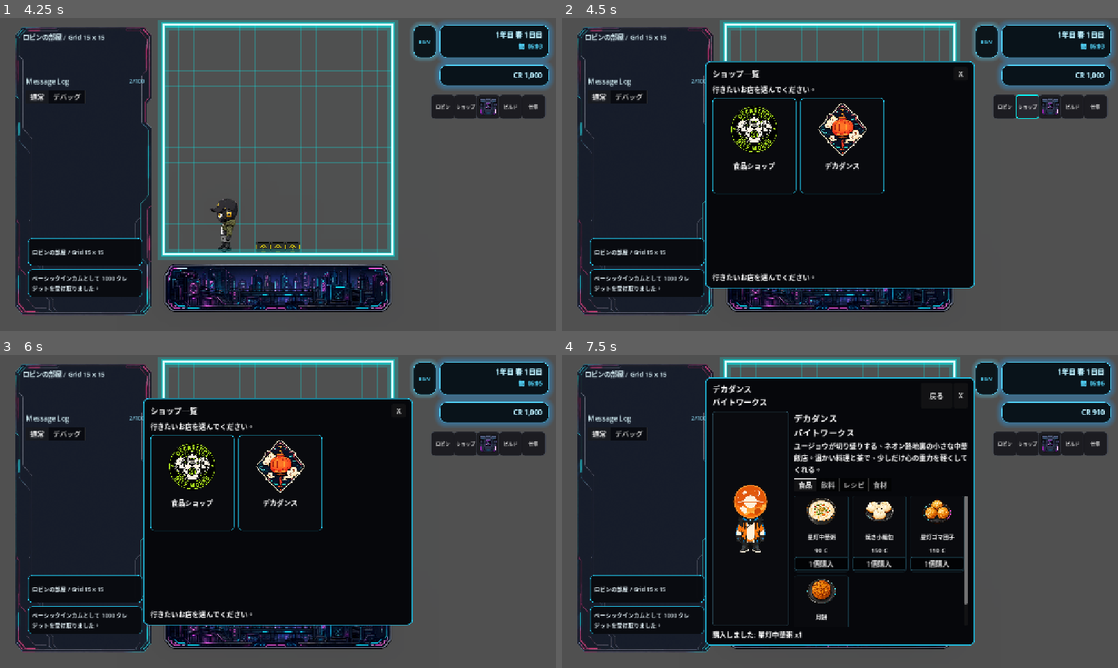
Above: before the commit, frames 1-4 (two rows, left to right).
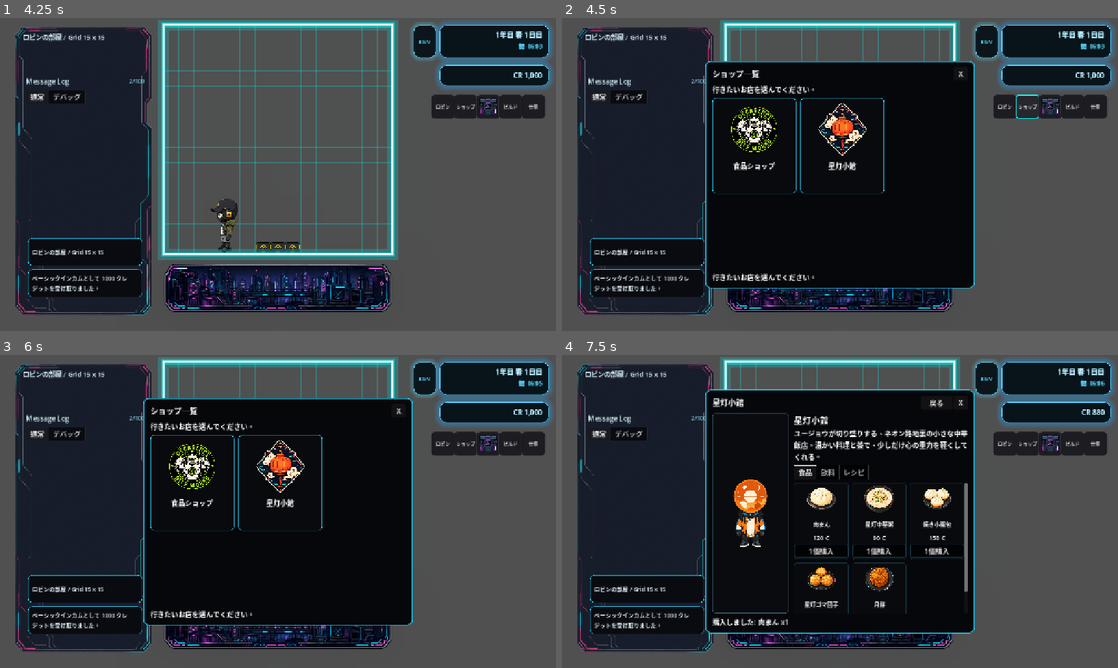
Above: after the commit, the same moments.

Repository: grimoire1089-coder/optimistic
Game: Godot game, scene res://Scenes/Boot/TitleScene.tscn
Two runs of this game, one before a commit and one after it. Both use one fixed random seed, a clock stepped at 60 frames per second and the inputs below. Sound files missing from this copy of the repository are replaced by a short silence.
Inputs (mouse positions are in pixels of both pictures, inside the frame that each line leads up to):
- Up to frame 1 (4.25 s): click "はじめる" at 0.5 s; click "BGM" at 1.25 s; click "OFF" at 2 s; click "ロビン" at 2.75 s; click "×" at 3.5 s
- Up to frame 2 (4.5 s): click "ショップ" at 4.25 s
- Up to frame 3 (6 s): click (194, 483) at 5.02 s; click "戻る" at 5.75 s
- Up to frame 4 (7.5 s): click (840, 483) at 6.52 s; click "1個購入" at 7.25 s

Frame 1 is identical in both runs. In frame 2, 0.1% of the frame differs, in the area x 47-54%, y 46-49%; in frame 3, 0.1%; in frame 4, 10%, in the area x 25-97%, y 7-93%.

Commit message:
Restore Yuzhou shop data

Diff:
--- a/Data/Shops/YuzhouShop.tres
+++ b/Data/Shops/YuzhouShop.tres
@@ -5,42 +5,44 @@
 [ext_resource type="Script" path="res://Scripts/Shops/ShopTabData.gd" id="3_shop_tab"]
 [ext_resource type="Texture2D" uid="uid://bfqpiy0ncsl7u" path="res://Assets/Characters/Yuzhou/Portraits/Yuzhou_Game_0001.png" id="4_yuzhou_portrait"]
 [ext_resource type="Texture2D" uid="uid://d2743gtf1d3eg" path="res://Assets/UI/Icons/Xingdeng_Xiaoguan.png" id="5_shop_sticker"]
-[ext_resource type="Resource" uid="uid://ctai0e72cbxfw" path="res://Data/Items/Food/Food_1001_ChineseCongee.tres" id="6_congee"]
-[ext_resource type="Resource" uid="uid://y4oo7b4xl36m" path="res://Data/Items/Food/Food_1002_ShengjianXiaolongbao.tres" id="7_xiaolongbao"]
-[ext_resource type="Resource" uid="uid://c6hv88vjv4jov" path="res://Data/Items/Food/Food_1003_StarlightSesameDango.tres" id="8_sesame_dango"]
-[ext_resource type="Resource" uid="uid://bowgxj0pghxf6" path="res://Data/Items/Food/Food_1005_StarlightCake.tres" id="9_starlight_cake"]
-[ext_resource type="Resource" uid="uid://dlxgrmaq6ufs8" path="res://Data/Items/Food/Drink_1001_LycheeSoda.tres" id="10_lychee_soda"]
-[ext_resource type="Resource" uid="uid://dm0hqdwdx8tfo" path="res://Data/Items/Food/Drink_1002_OolongTea.tres" id="11_oolong_tea"]
-[ext_resource type="AudioStream" uid="uid://cwh5w0hl80ww8" path="res://Assets/Audio/BGM/Yuzhou.ogg" id="12_yuzhou_bgm"]
-[ext_resource type="Resource" uid="uid://jo6osfb87v1b" path="res://Data/Items/Recipes/Recipe_1001_XingdengCongee.tres" id="13_congee_recipe"]
-[ext_resource type="Resource" uid="uid://w6aw40b30brg" path="res://Data/Items/Recipes/Recipe_1002_ShengjianXiaolongbao.tres" id="14_xiaolongbao_recipe"]
-[ext_resource type="Resource" path="res://Data/Items/Ingredients/Ingredients_0001_RawRice.tres" id="15_ingredient_raw_rice"]
-[ext_resource type="Resource" path="res://Data/Items/Ingredients/Ingredients_0002_WheatFlour.tres" id="16_ingredient_wheat_flour"]
-[ext_resource type="Resource" path="res://Data/Items/Ingredients/Ingredients_0003_WhiteSugar.tres" id="17_ingredient_white_sugar"]
-[ext_resource type="Resource" path="res://Data/Items/Ingredients/Ingredients_0004_Salt.tres" id="18_ingredient_salt"]
-[ext_resource type="Resource" path="res://Data/Items/Ingredients/Ingredients_0005_PinkRockSalt.tres" id="19_ingredient_pink_rock_salt"]
+[ext_resource type="Resource" uid="uid://khpl6knsr1ao" path="res://Data/Items/Food/Food_0001_Nikuman.tres" id="6_nikuman"]
+[ext_resource type="Resource" uid="uid://ctai0e72cbxfw" path="res://Data/Items/Food/Food_1001_ChineseCongee.tres" id="7_congee"]
+[ext_resource type="Resource" uid="uid://y4oo7b4xl36m" path="res://Data/Items/Food/Food_1002_ShengjianXiaolongbao.tres" id="8_xiaolongbao"]
+[ext_resource type="Resource" uid="uid://c6hv88vjv4jov" path="res://Data/Items/Food/Food_1003_StarlightSesameDango.tres" id="9_sesame_dango"]
+[ext_resource type="Resource" uid="uid://bowgxj0pghxf6" path="res://Data/Items/Food/Food_1005_StarlightCake.tres" id="10_starlight_cake"]
+[ext_resource type="Resource" uid="uid://dlxgrmaq6ufs8" path="res://Data/Items/Food/Drink_1001_LycheeSoda.tres" id="11_lychee_soda"]
+[ext_resource type="Resource" uid="uid://dm0hqdwdx8tfo" path="res://Data/Items/Food/Drink_1002_OolongTea.tres" id="12_oolong_tea"]
+[ext_resource type="AudioStream" uid="uid://cwh5w0hl80ww8" path="res://Assets/Audio/BGM/Yuzhou.ogg" id="13_yuzhou_bgm"]
+[ext_resource type="Resource" uid="uid://jo6osfb87v1b" path="res://Data/Items/Recipes/Recipe_1001_XingdengCongee.tres" id="14_congee_recipe"]
+[ext_resource type="Resource" uid="uid://w6aw40b30brg" path="res://Data/Items/Recipes/Recipe_1002_ShengjianXiaolongbao.tres" id="15_xiaolongbao_recipe"]
+
+[sub_resource type="Resource" id="ShopItemData_nikuman"]
+script = ExtResource("2_shop_item")
+item_data = ExtResource("6_nikuman")
+shop_tab_id = &"foods"
+price_override = 120
 
 [sub_resource type="Resource" id="ShopItemData_congee"]
 script = ExtResource("2_shop_item")
-item_data = ExtResource("6_congee")
+item_data = ExtResource("7_congee")
 shop_tab_id = &"foods"
 price_override = 90
 
 [sub_resource type="Resource" id="ShopItemData_xiaolongbao"]
 script = ExtResource("2_shop_item")
-item_data = ExtResource("7_xiaolongbao")
+item_data = ExtResource("8_xiaolongbao")
 shop_tab_id = &"foods"
 price_override = 150
 
 [sub_resource type="Resource" id="ShopItemData_sesame_dango"]
 script = ExtResource("2_shop_item")
-item_data = ExtResource("8_sesame_dango")
+item_data = ExtResource("9_sesame_dango")
 shop_tab_id = &"foods"
 price_override = 110
 
 [sub_resource type="Resource" id="ShopItemData_starlight_cake"]
 script = ExtResource("2_shop_item")
-item_data = ExtResource("9_starlight_cake")
+item_data = ExtResource("10_starlight_cake")
 shop_tab_id = &"foods"
 price_override = 140
 custom_display_name = "月餅"
@@ -48,57 +50,27 @@
 
 [sub_resource type="Resource" id="ShopItemData_lychee_soda"]
 script = ExtResource("2_shop_item")
-item_data = ExtResource("10_lychee_soda")
+item_data = ExtResource("11_lychee_soda")
 shop_tab_id = &"drinks"
 price_override = 100
 
 [sub_resource type="Resource" id="ShopItemData_oolong_tea"]
 script = ExtResource("2_shop_item")
-item_data = ExtResource("11_oolong_tea")
+item_data = ExtResource("12_oolong_tea")
 shop_tab_id = &"drinks"
 price_override = 80
 
 [sub_resource type="Resource" id="ShopItemData_congee_recipe"]
 script = ExtResource("2_shop_item")
-item_data = ExtResource("13_congee_recipe")
+item_data = ExtResource("14_congee_recipe")
 shop_tab_id = &"recipes"
 price_override = 480
 
 [sub_resource type="Resource" id="ShopItemData_xiaolongbao_recipe"]
 script = ExtResource("2_shop_item")
-item_data = ExtResource("14_xiaolongbao_recipe")
+item_data = ExtResource("15_xiaolongbao_recipe")
 shop_tab_id = &"recipes"
 price_override = 650
-
-[sub_resource type="Resource" id="ShopItemData_raw_rice"]
-script = ExtResource("2_shop_item")
-item_data = ExtResource("15_ingredient_raw_rice")
-shop_tab_id = &"ingredients"
-price_override = 20
-
-[sub_resource type="Resource" id="ShopItemData_wheat_flour"]
-script = ExtResource("2_shop_item")
-item_data = ExtResource("16_ingredient_wheat_flour")
-shop_tab_id = &"ingredients"
-price_override = 20
-
-[sub_resource type="Resource" id="ShopItemData_white_sugar"]
-script = ExtResource("2_shop_item")
-item_data = ExtResource("17_ingredient_white_sugar")
-shop_tab_id = &"ingredients"
-price_override = 15
-
-[sub_resource type="Resource" id="ShopItemData_salt"]
-script = ExtResource("2_shop_item")
-item_data = ExtResource("18_ingredient_salt")
-shop_tab_id = &"ingredients"
-price_override = 10
-
-[sub_resource type="Resource" id="ShopItemData_pink_rock_salt"]
-script = ExtResource("2_shop_item")
-item_data = ExtResource("19_ingredient_pink_rock_salt")
-shop_tab_id = &"ingredients"
-price_override = 25
 
 [sub_resource type="Resource" id="ShopTabData_foods"]
 script = ExtResource("3_shop_tab")
@@ -115,18 +87,13 @@
 tab_id = &"recipes"
 display_name = "レシピ"
 
-[sub_resource type="Resource" id="ShopTabData_ingredients"]
-script = ExtResource("3_shop_tab")
-tab_id = &"ingredients"
-display_name = "食材"
-
 [resource]
 script = ExtResource("1_shop_data")
 shop_id = &"yuzhou_xingdeng"
-display_name = "デカダンス\nバイトワークス"
+display_name = "星灯小館"
 description = "ユージョウが切り盛りする、ネオン路地裏の小さな中華飯店。温かい料理と茶で、少しだけ心の重力を軽くしてくれる。"
 portrait = ExtResource("4_yuzhou_portrait")
 sticker = ExtResource("5_shop_sticker")
-shop_bgm = ExtResource("12_yuzhou_bgm")
-tabs = Array[ExtResource("3_shop_tab")]([SubResource("ShopTabData_foods"), SubResource("ShopTabData_drinks"), SubResource("ShopTabData_recipes"), SubResource("ShopTabData_ingredients")])
-items = Array[ExtResource("2_shop_item")]([SubResource("ShopItemData_congee"), SubResource("ShopItemData_xiaolongbao"), SubResource("ShopItemData_sesame_dango"), SubResource("ShopItemData_starlight_cake"), SubResource("ShopItemData_lychee_soda"), SubResource("ShopItemData_oolong_tea"), SubResource("ShopItemData_congee_recipe"), SubResource("ShopItemData_xiaolongbao_recipe"), SubResource("ShopItemData_raw_rice"), SubResource("ShopItemData_wheat_flour"), SubResource("ShopItemData_white_sugar"), SubResource("ShopItemData_salt"), SubResource("ShopItemData_pink_rock_salt")])
+shop_bgm = ExtResource("13_yuzhou_bgm")
+tabs = Array[ExtResource("3_shop_tab")]([SubResource("ShopTabData_foods"), SubResource("ShopTabData_drinks"), SubResource("ShopTabData_recipes")])
+items = Array[ExtResource("2_shop_item")]([SubResource("ShopItemData_nikuman"), SubResource("ShopItemData_congee"), SubResource("ShopItemData_xiaolongbao"), SubResource("ShopItemData_sesame_dango"), SubResource("ShopItemData_starlight_cake"), SubResource("ShopItemData_lychee_soda"), SubResource("ShopItemData_oolong_tea"), SubResource("ShopItemData_congee_recipe"), SubResource("ShopItemData_xiaolongbao_recipe")])
